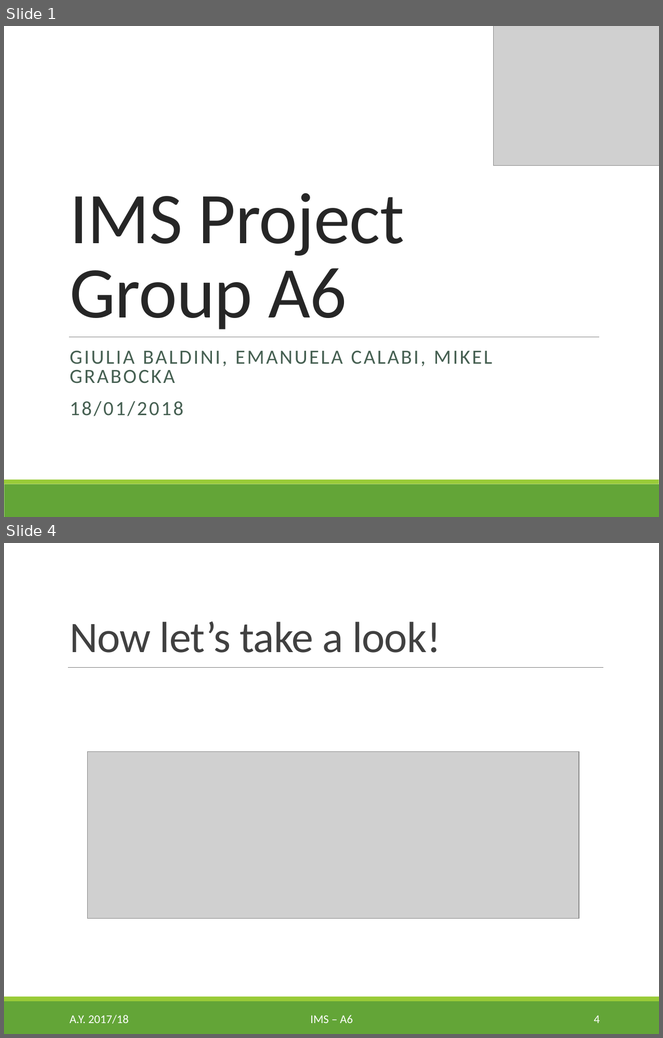
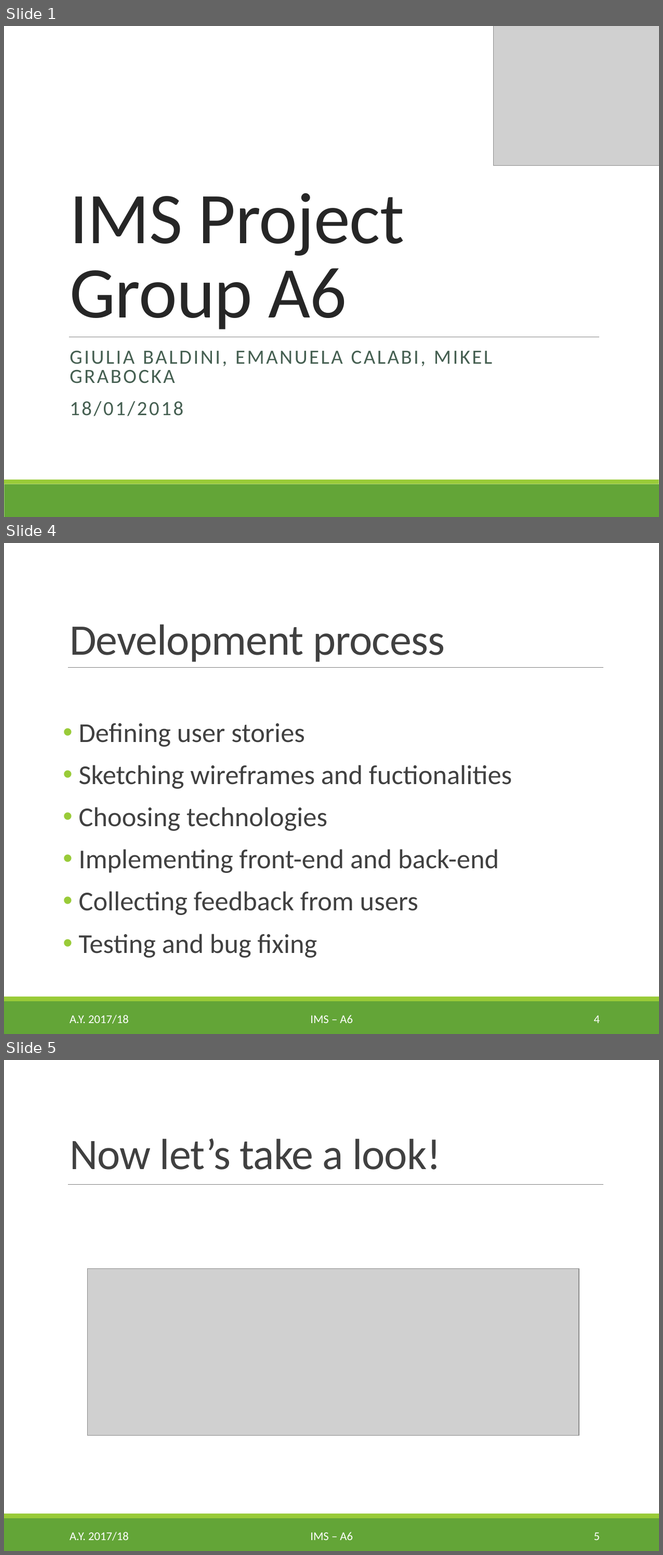
Before and after one commit to egcmi/IMS_project, a slide deck: Presentations/3. Final presentation/IMS_A_6_Final_Presentation.pptx. Shown one above the other, each under a label of ours: slides 1 and 4 before the commit, slides 1, 4 and 5 after it; the slides between them are not shown. The pictures are 663x1038 and 663x1555 pixels, drawn with LibreOffice and Linux fonts; fonts in the diff are those of the drawing; grey boxes stand for pictures. Boxes give left, top, right and bottom in pixels: in the first picture for what was removed or moved away, otherwise in the second. Text is boxed around its words. In the diff, an @@ line names an element or a change of style, - is before the commit and + after.

```diff
--- a/Presentations/3. Final presentation/IMS_A_6_Final_Presentation.pptx
+++ b/Presentations/3. Final presentation/IMS_A_6_Final_Presentation.pptx
@@ slide 4 added at bbox=[4, 543, 659, 1034], background #FFFFFF; not listed: 3 template elements that a slide beside it also shows @@
@@ title added at bbox=[70, 624, 445, 662], 48 pt, text #404040 @@
+Development process
@@ text added at bbox=[79, 723, 512, 958], 30 pt, text #404040 @@
+• Defining user stories
+• Sketching wireframes and fuctionalities
+• Choosing technologies
+• Implementing front-end and back-end
+• Collecting feedback from users
+• Testing and bug fixing
@@ text added at bbox=[70, 1015, 129, 1024], 13 pt, text #FFFFFF @@
+A.Y. 2017/18
@@ text added at bbox=[310, 1015, 353, 1023], 13 pt, text #FFFFFF @@
+IMS – A6
@@ page number added at bbox=[594, 1016, 600, 1023], 13 pt, text #FFFFFF @@
+4
@@ what was slide 4 is now slide 5 @@
@@ page number at bbox=[594, 1533, 600, 1540]: text changed @@
-4
+5
```
Also in this commit, not shown: 2 slides changed, 1 slide removed, 8 other files.
